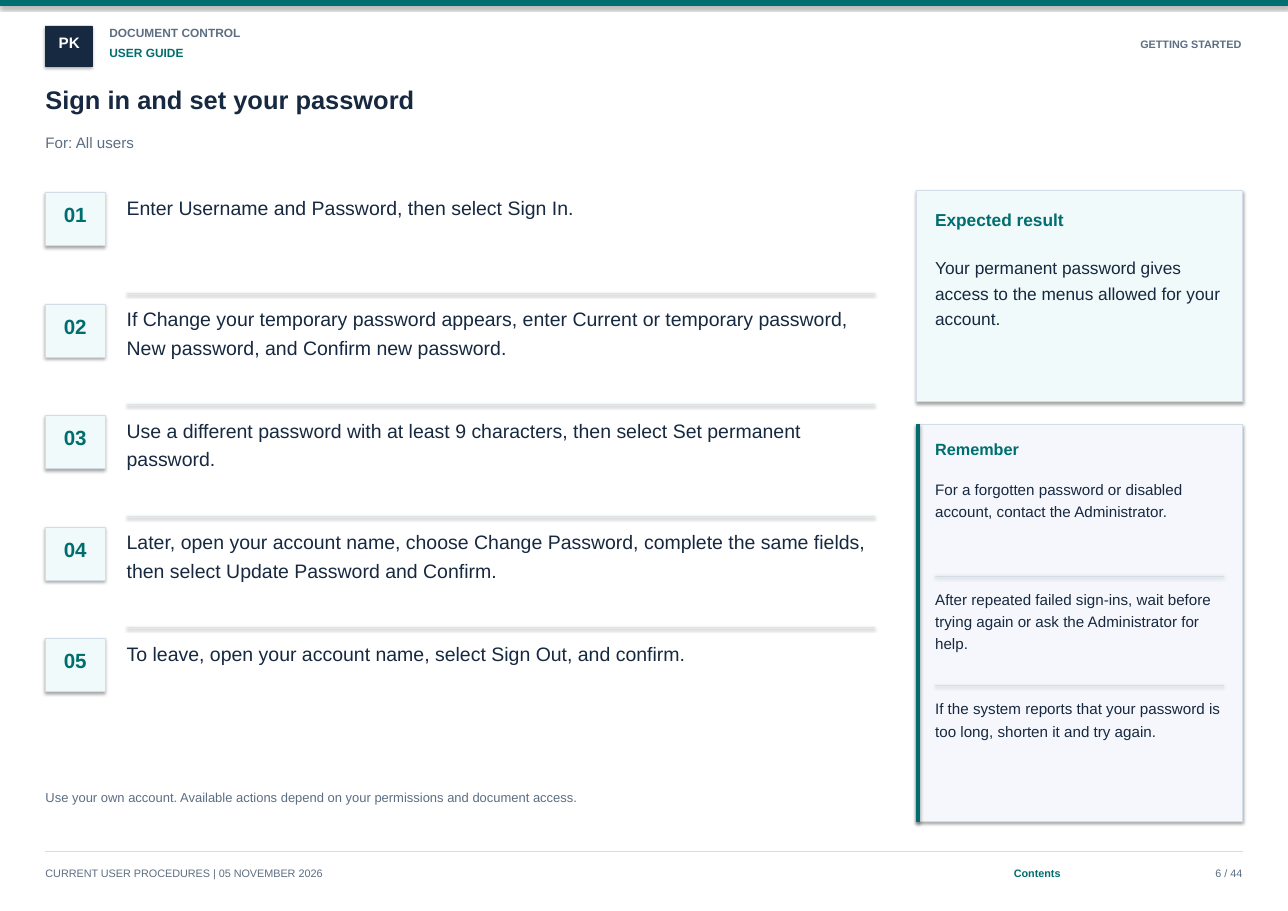
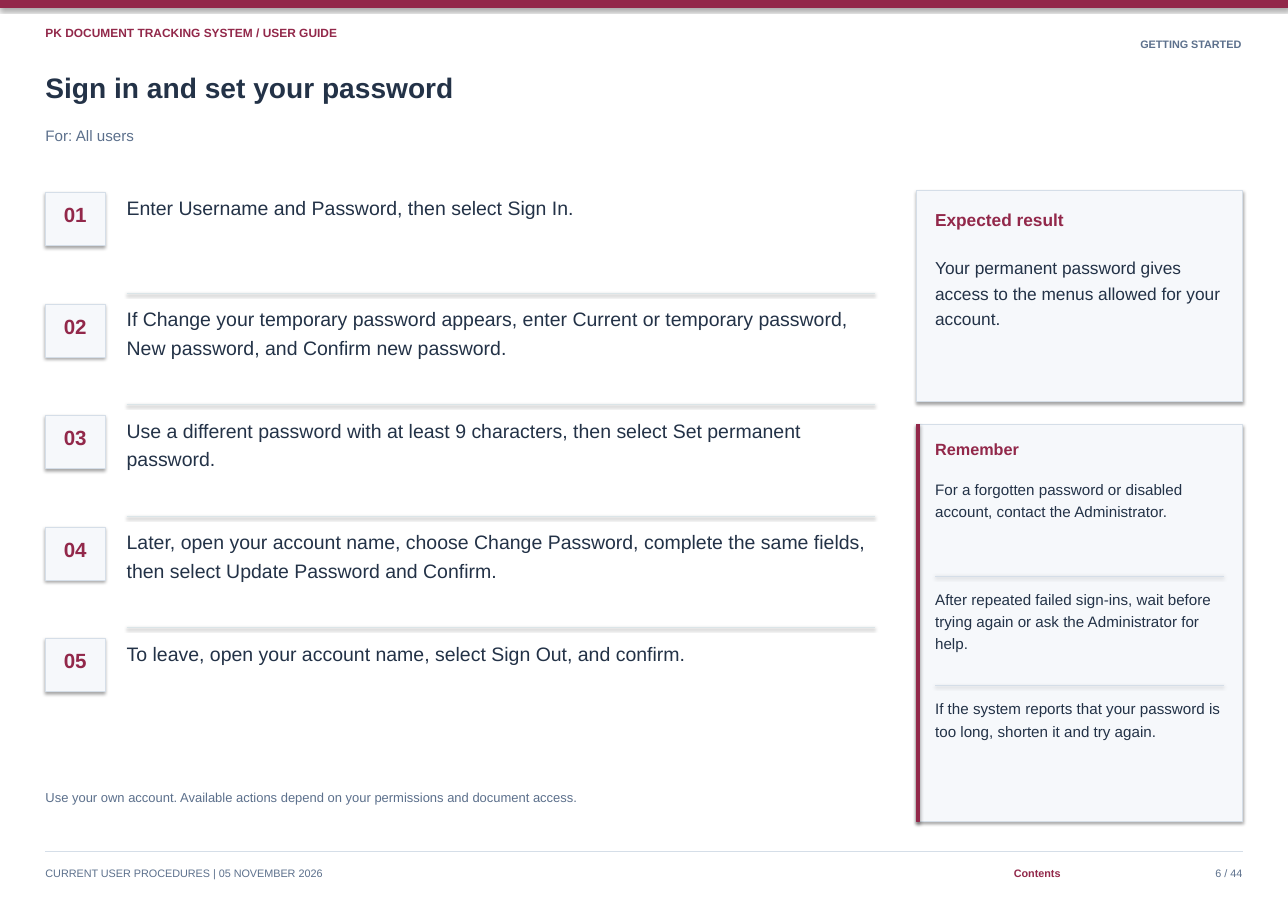
Before and after one commit to curib123/pk_document_tracking_system, a slide deck: slide 6 of docs/system-documentation/PK_DTS_User_Guide.pptx. Drawn at 1288x911 pixels with LibreOffice and Linux fonts; fonts in the diff are those of the drawing. Boxes give left, top, right and bottom in pixels: in the first picture for what was removed or moved away, otherwise in the second. Text is boxed around its words. In the diff, an @@ line names an element or a change of style, - is before the commit and + after.

Commit message:
docs: restore previous burgundy and navy document styling

```diff
--- a/docs/system-documentation/PK_DTS_User_Guide.pptx
+++ b/docs/system-documentation/PK_DTS_User_Guide.pptx
@@ rectangle at bbox=[0, 0, 1288, 8]: fill #006E6E to #92284A; outline #006E6E 1 pt to #92284A 1 pt @@
@@ text at bbox=[45, 28, 337, 37]: text changed; text colour #006E6E to #92284A @@
-USER GUIDE
+PK DOCUMENT TRACKING SYSTEM / USER GUIDE
@@ rectangle removed at bbox=[45, 26, 92, 65] @@
@@ text removed at bbox=[109, 29, 241, 37] @@
-DOCUMENT CONTROL
@@ text removed at bbox=[59, 37, 80, 48] @@
-PK
@@ text "Sign in and set your ...": place and size @@
-text "Sign in and set your ..." at bbox=[45, 90, 415, 115]
+text "Sign in and set your ..." at bbox=[45, 77, 453, 103]
@@ text "Sign in and set your ..." at bbox=[45, 77, 453, 103]: size 23.5 to 26 pt, text colour #172940 to #233247 @@
@@ text "For: All users": place and size @@
-text "For: All users" at bbox=[45, 137, 134, 148]
+text "For: All users" at bbox=[45, 130, 134, 141]
@@ text "For: All users" at bbox=[45, 130, 134, 141]: text colour #5C6E82 to #5C708C @@
@@ fill #F0FAFA to #F6F8FB; outline #D1DEE8 0.65 pt to #D5DEE8 0.65 pt in 6 elements at bbox=[45, 192, 104, 245], bbox=[45, 304, 104, 357], bbox=[45, 415, 104, 468], bbox=[45, 527, 104, 580], bbox=[45, 638, 104, 691], bbox=[916, 190, 1242, 401] @@
@@ rectangle at bbox=[916, 424, 1242, 821]: fill #F5F7FC to #F6F8FB; outline #D1DEE8 0.65 pt to #D5DEE8 0.65 pt @@
@@ rectangle at bbox=[916, 424, 919, 821]: fill #006E6E to #92284A; outline #006E6E 1 pt to #92284A 1 pt @@
@@ text colour #006E6E to #92284A in 8 elements at bbox=[1014, 869, 1061, 877], bbox=[64, 207, 87, 222], bbox=[64, 319, 87, 334], bbox=[64, 430, 87, 446], bbox=[64, 542, 87, 557], bbox=[64, 653, 87, 668], bbox=[935, 213, 1064, 229], bbox=[935, 443, 1019, 455] @@
```
Also in this commit, not shown: 43 other slides changed, 11 other files.
